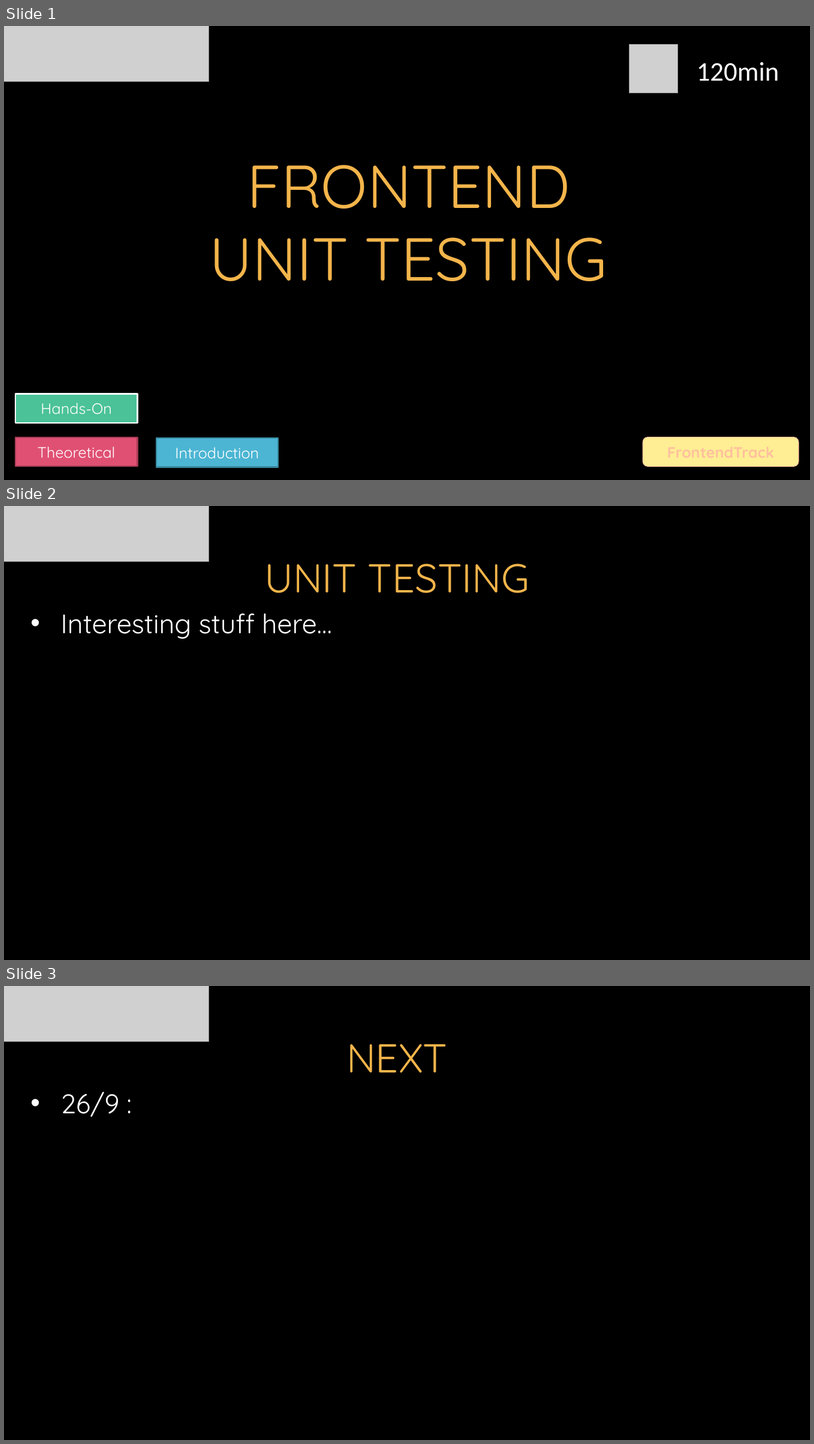
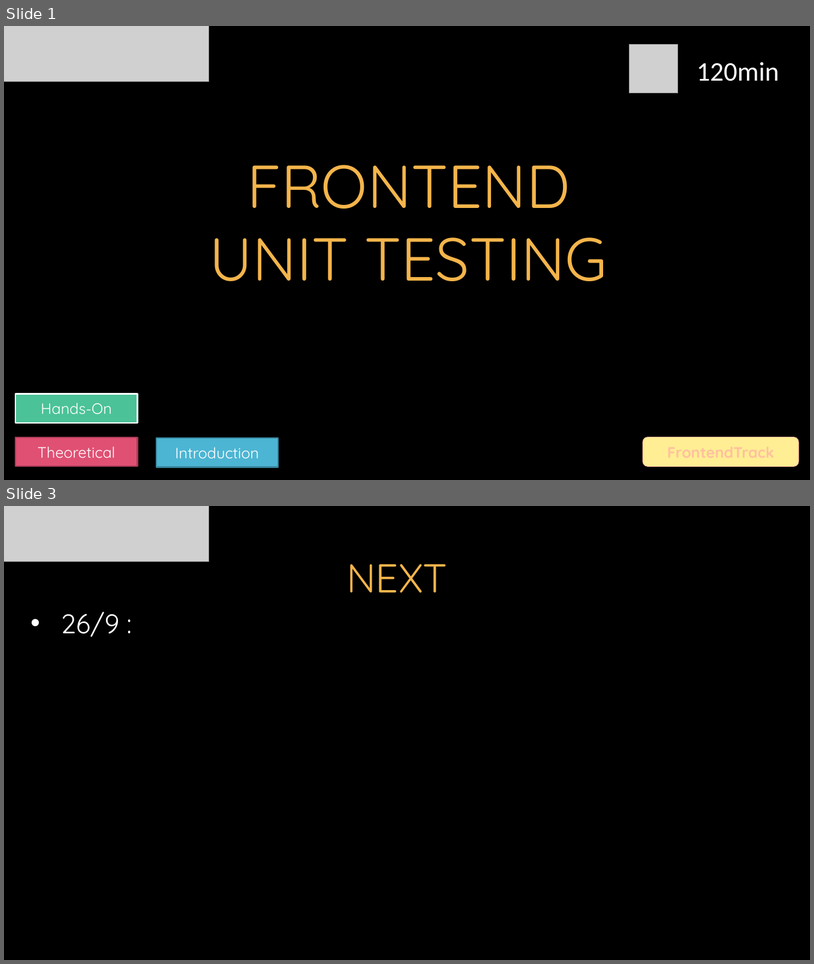
Before and after one commit to itenium-be/Frontend-UnitTesting, a slide deck: Frontend-UnitTesting.pptx. Shown one above the other, each under a label of ours: slides 1, 2 and 3 before the commit, slides 1 and 3 after it; the slides between them are not shown. The pictures are 814x1444 and 814x964 pixels, drawn with LibreOffice and Linux fonts; fonts in the diff are those of the drawing; grey boxes stand for pictures; background and template pictures are left out. Boxes give left, top, right and bottom in pixels: in the first picture for what was removed or moved away, otherwise in the second. Text is boxed around its words. In the diff, an @@ line names an element or a change of style, - is before the commit and + after.

```diff
--- a/Frontend-UnitTesting.pptx
+++ b/Frontend-UnitTesting.pptx
@@ slide 2 removed at box(4, 506, 810, 960), background picture (left out) @@
@@ picture removed at box(4, 506, 209, 562) @@
@@ title removed at box(264, 564, 530, 593) @@
-UNIT TESTING
@@ text removed at box(61, 613, 332, 639) @@
-• Interesting stuff here…
```
Also in this commit, not shown: 1 slide added.
